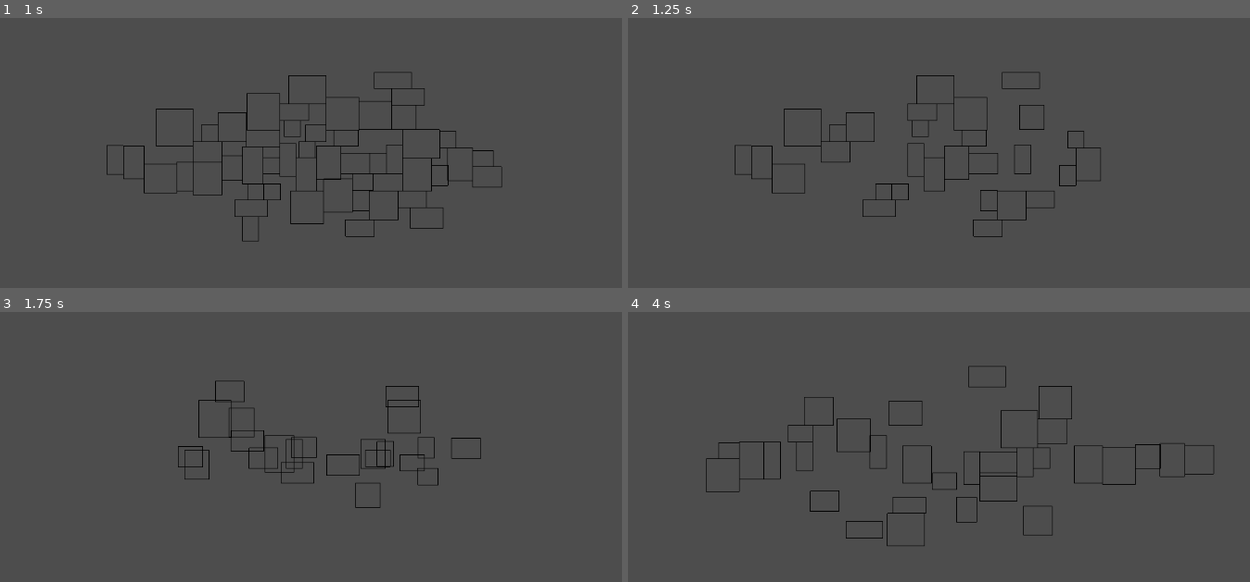
Above: before the commit, frames 1-4 (two rows, left to right).
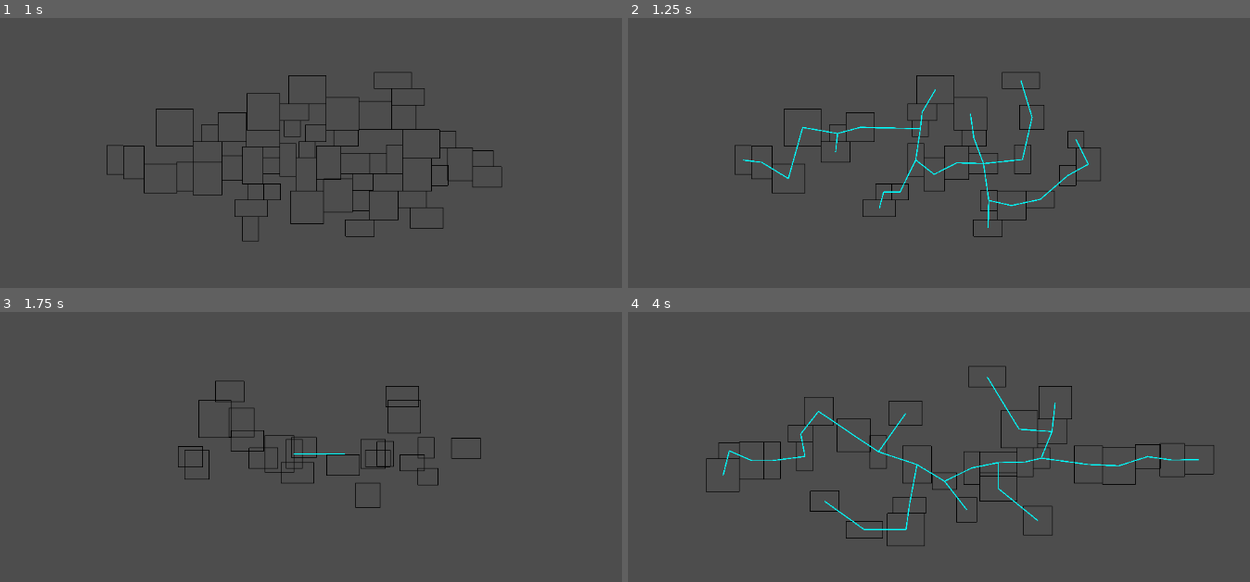
Above: after the commit, the same moments.

Repository: Dremoros/PxlSword
Game: Godot game, scene res://main.tscn
Same seed, same stepped clock (60 frames per second), same inputs: the game is played once before the commit and once after it. The project has no main scene, so this scene is started directly.
Inputs:
- Up to frame 1 (1 s): hold Space (ui_select) from 0.53 s (still down)
- Up to frame 2 (1.25 s): keep holding Space (ui_select)
- Up to frame 3 (1.75 s): release Space (ui_select) at 1.28 s; tap Space (ui_select) at 1.35, 1.52 s
- Up to frame 4 (4 s): tap Space (ui_select) at 1.82, 2.85, 3.02, 3.32 s; hold Space (ui_select) 2.03-2.78 s; hold Space (ui_select) from 3.53 s (still down)

Frame 1 is identical in both runs. In frame 2, 0.8% of the frame differs, in the area x 18-75%, y 22-78%; in frame 3, less than 0.1%; in frame 4, 1.0%, in the area x 15-92%, y 23-81%.

Commit message:
Shortest path to rooms done

Diff:
--- a/main.gd
+++ b/main.gd
@@ -18,6 +18,9 @@
 # % of rooms removed
 var cull = 0.5
 
+#Astar pathfinding object
+var path
+
 # Called when the node enters the scene tree for the first time.
 func _ready():
 	randomize()
@@ -34,15 +37,28 @@
 	# Wait for the rooms to settle
 	await get_tree().create_timer(1).timeout
 	# culling the rooms
+	var room_positions = []
 	for room in $Rooms.get_children():
 		if randf() < cull:
 			room.queue_free()
 		else:
 			room.freeze = true
+			room_positions.append(Vector2(room.position.x, room.position.y))
+	await get_tree().process_frame
+	# generate a min span tree to connect the rooms
+	path = find_mst(room_positions)
 
 func _draw():
 	for room in $Rooms.get_children():
 		draw_rect(Rect2(room.position - room.size, room.size * 2), Color(0,0,0), false)
+
+	if path:
+		for p in path.get_point_ids():
+			for c in path.get_point_connections(p):
+				var pp = path.get_point_position(p)
+				var cp = path.get_point_position(c)
+				draw_line(Vector2(pp.x, pp.y), Vector2(cp.x, cp.y),
+				Color(0,1,1), 15, true)
 
 # Called every frame. 'delta' is the elapsed time since the previous frame.
 func _process(delta):
@@ -52,4 +68,30 @@
 	if event.is_action_pressed('ui_select'):
 		for n in $Rooms.get_children():
 			n.queue_free()
+		path = null
 		make_rooms()
+
+func find_mst(nodes):
+	# Prim's algorithm
+	var path = AStar2D.new()
+	path.add_point(path.get_available_point_id(), nodes.pop_front())
+
+	# repeat until no more nodes remain
+	while nodes:
+		var min_dist = INF # min dist so far
+		var min_p = null # pos of that node
+		var p = null # current pos
+		# loop through all the points in the path
+
+		for p0 in path.get_point_ids():
+			var p1 = path.get_point_position(p0)
+			for p2 in nodes:
+				if p1.distance_to(p2) < min_dist:
+					min_dist = p1.distance_to(p2)
+					min_p = p2
+					p = p1
+		var n = path.get_available_point_id()
+		path.add_point(n, min_p)
+		path.connect_points(path.get_closest_point(p), n)
+		nodes.erase(min_p)
+	return path
--- a/main.tscn
+++ b/main.tscn
@@ -9,3 +9,7 @@
 
 [node name="Camera2D" type="Camera2D" parent="."]
 zoom = Vector2(0.1, 0.1)
+
+[node name="TileMap" type="TileMap" parent="."]
+cell_quadrant_size = 32
+format = 2
